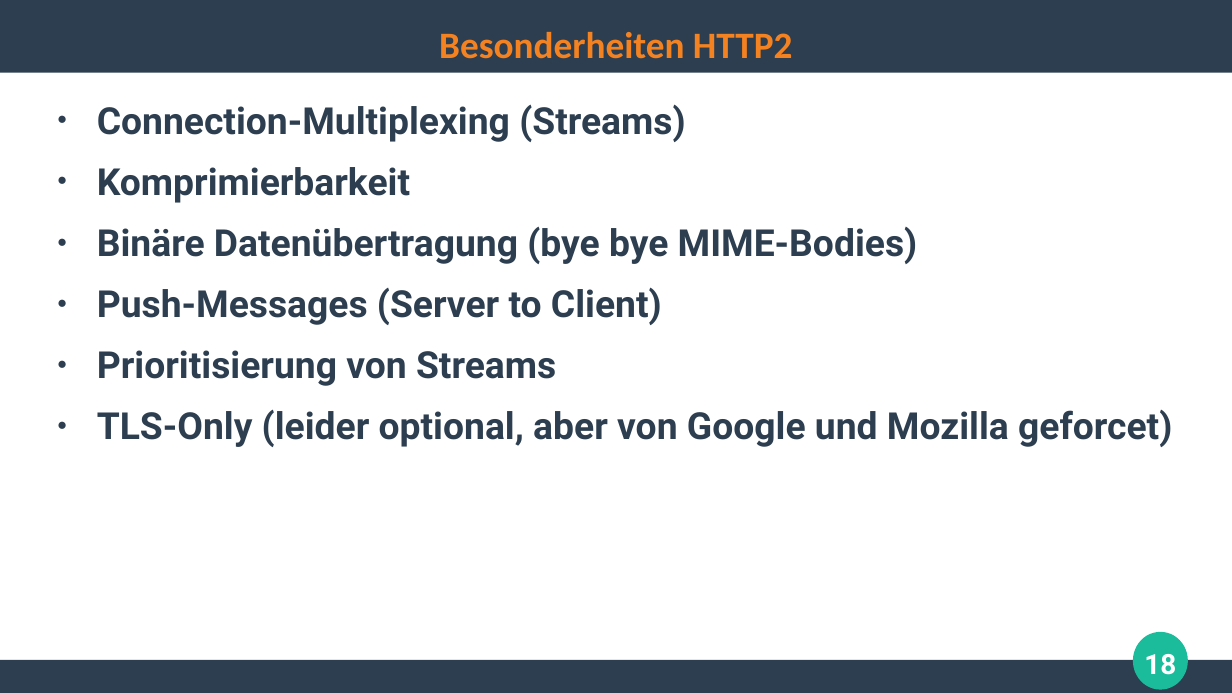
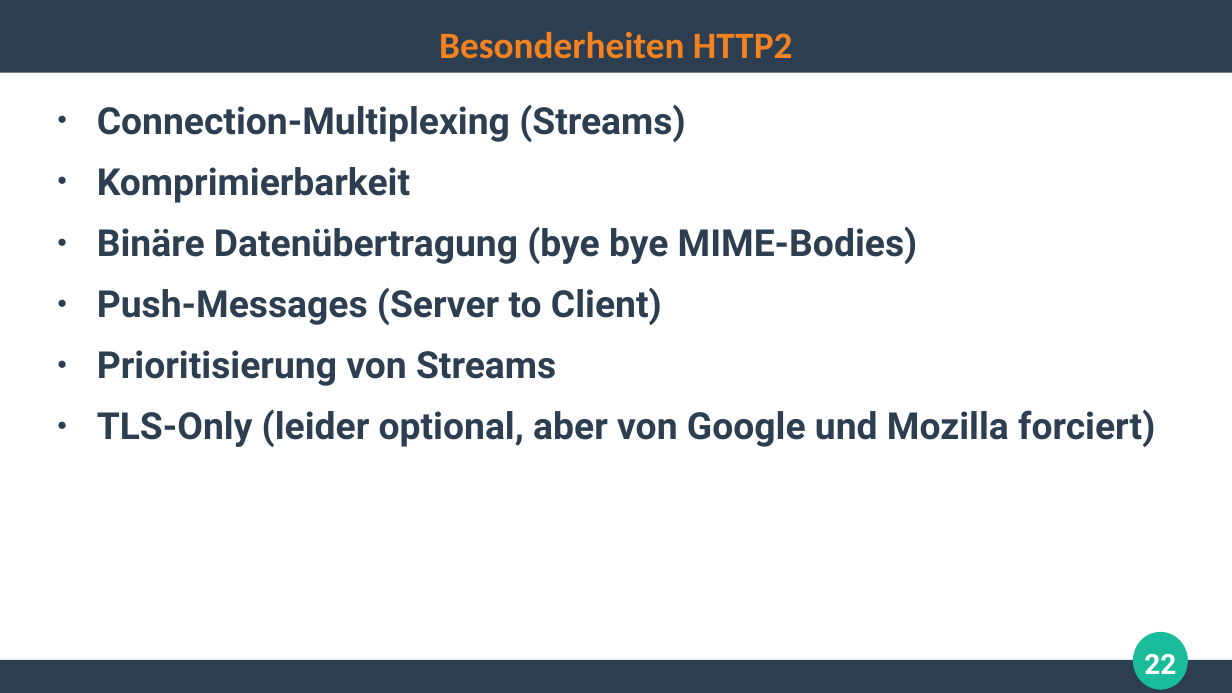
Before and after one commit to ghandmann/HS-AlbSig-WebAnwendungen2, a slide deck: slide 22 of Kapitel/02_HTTP.odp (slide 18 before the commit). Drawn at 1232x693 pixels with LibreOffice and Linux fonts; fonts in the diff are those of the drawing. Boxes give left, top, right and bottom in pixels: in the first picture for what was removed or moved away, otherwise in the second. Text is boxed around its words. In the diff, an @@ line names an element or a change of style, - is before the commit and + after.

Commit message:
Finalized HTTP chapter

```diff
--- a/Kapitel/02_HTTP.odp
+++ b/Kapitel/02_HTTP.odp
@@ text at [97, 409, 1155, 447]: text changed @@
-● TLS-Only (leider optional, aber von Google und Mozilla geforcet)
+● TLS-Only (leider optional, aber von Google und Mozilla forciert)
@@ page number at [1144, 654, 1176, 674]: text changed @@
-18
+22
```
Also in this commit, not shown: 6 other slides changed, 11 slides added.
